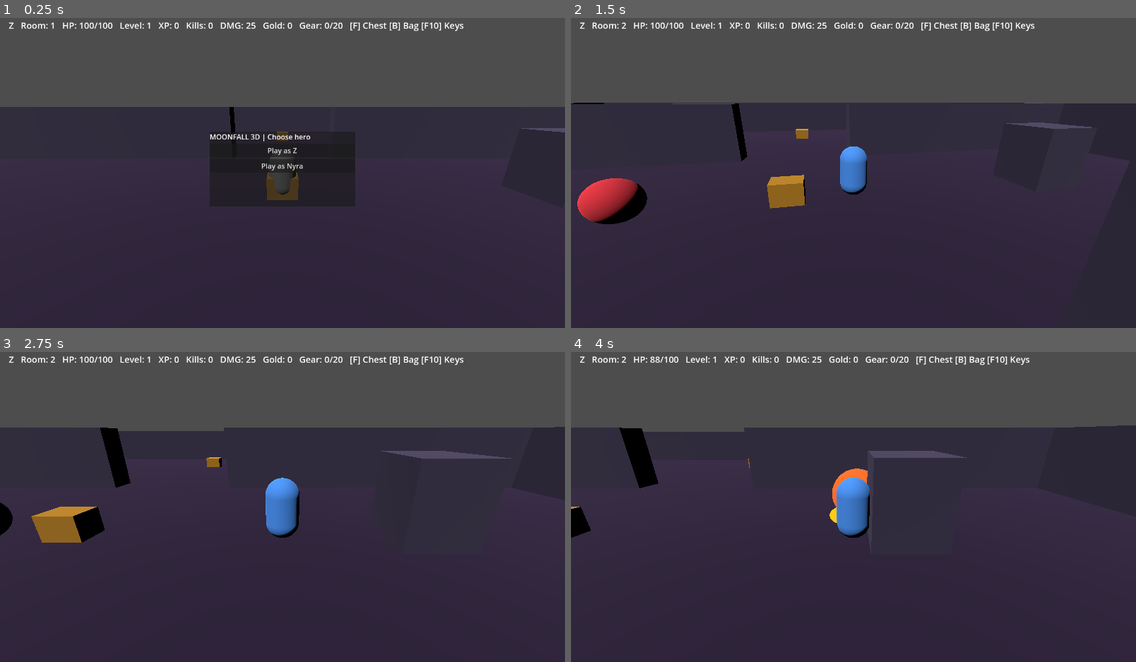
Above: before the commit, frames 1-4 (two rows, left to right).
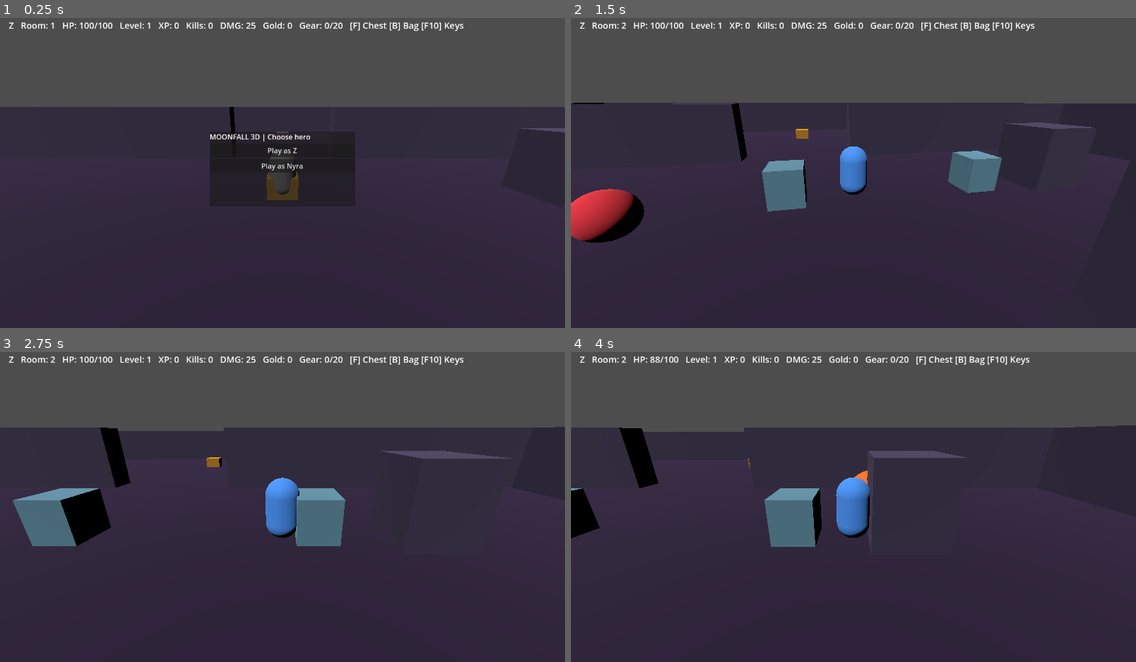
Above: after the commit, the same moments.

Repository: ericgantor-cyber/Moonfall
Game: Godot game, scene res://main.tscn
Same seed, same stepped clock (60 frames per second), same inputs: the game is played once before the commit and once after it.
Inputs (mouse positions are in pixels of both pictures, inside the frame that each line leads up to):
- Up to frame 1 (0.25 s): no input
- Up to frame 2 (1.5 s): click "Play as Z" at 0.5 s; tap Enter at 1.25 s; move the mouse to (977, 154) at 1.27 s; hold D from 1.28 s (still down); tap Q at 1.35 s; click (977, 154) at 1.42 s
- Up to frame 3 (2.75 s): tap Space at 1.52 s; release D at 2 s; drag from (169, 519) to (254, 565) at 2.02 s
- Up to frame 4 (4 s): move the mouse to (910, 432) at 2.77 s; hold D 2.78-3.5 s; tap F at 2.85 s; drag from (825, 565) to (684, 454) at 3.52 s

The runs differ from the first frame. In frame 1, less than 0.1% of the frame differs, in the area x 48-52%, y 36-40%; in frame 2, 3.8%; in frame 3, 3.8%, in the area x 0-62%, y 43-63%; in frame 4, 2.2%.

Commit message:
Differentiate dungeon regions with landmarks and enemy archetypes with color

Diff:
--- a/Moonfall3D/scripts/game.gd
+++ b/Moonfall3D/scripts/game.gd
@@ -642,7 +642,8 @@
     body.mesh = shape
     body.position.y = 1.6 if boss else 0.8
     var mat := StandardMaterial3D.new()
-    mat.albedo_color = Color(1.0, 0.25, 0.75) if boss else Color(0.9, 0.2, 0.25)
+    var mob_kind := randi_range(0, 2)
+    mat.albedo_color = Color(1.0, 0.25, 0.75) if boss else [Color(0.9, 0.2, 0.25), Color(0.4, 0.75, 0.9), Color(0.95, 0.65, 0.18)][mob_kind]
     body.material_override = mat
     mob.add_child(body)
     var angle := randf() * TAU
@@ -656,7 +657,7 @@
     mob.set_meta("boss", boss)
     mob.set_meta("max_hp", 600.0 + level * 70.0 if boss else 45.0 + level * 10.0)
     mob.set_meta("phase", 1)
-    mob.set_meta("kind", randi_range(0, 2))
+    mob.set_meta("kind", mob_kind)
     mob.set_meta("hit_cd", 0.0)
     mob.set_meta("ability_cd", randf_range(3.0, 6.0))
     mob.set_meta("strafe_sign", -1.0 if randf() < 0.5 else 1.0)
@@ -741,6 +742,17 @@
         room_waypoints.append(direction)
     add_child(decor)
     var tint: Color = [Color(0.3, 0.12, 0.4), Color(0.22, 0.45, 0.55), Color(0.65, 0.2, 0.15)][room_index % 3]
+    # Room-specific landmark clusters give each existing dungeon region an identity.
+    for landmark in range(3):
+        var monument := MeshInstance3D.new()
+        var mon_mesh := BoxMesh.new()
+        mon_mesh.size = Vector3(1.5, 1.0 + float(room_index) * 0.65, 1.5)
+        monument.mesh = mon_mesh
+        var mon_mat := StandardMaterial3D.new()
+        mon_mat.albedo_color = tint.lightened(0.2)
+        monument.material_override = mon_mat
+        monument.position = Vector3(-9.0 + landmark * 9.0, mon_mesh.size.y * 0.5, -17.0 + room_index * 17.0)
+        decor.add_child(monument)
     for i in range(12):
         var pillar := MeshInstance3D.new()
         var mesh := CylinderMesh.new()
